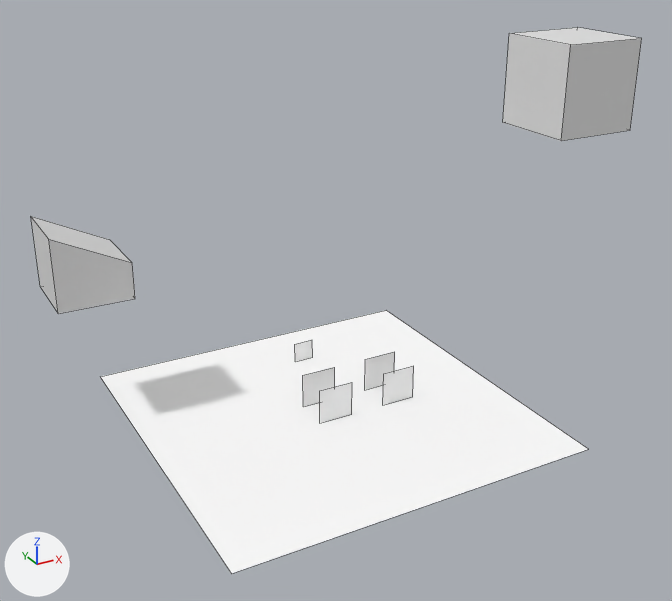
An edit to the Blender file blender/game.blend, drawn before and after from the same camera.
Camera for both pictures: a 50 mm camera at (-10.67, -19.9, 13.23) aimed at (-0.26, -0.96, 3.77). The lights are fixed; the arrows at lower left show +X, +Y and +Z. Mesh edges are drawn as thin lines on the coarser meshes.

The first picture shows 'Cube', 'G_Player', 'G_Wagon', 'Ground', 'Level', 'PHorse'.
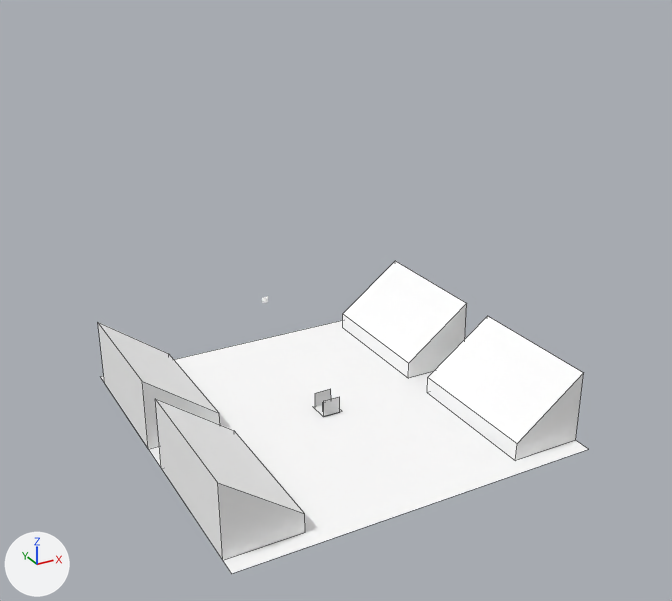
ob_barrel is not drawn itself; it is the parent of ob_g_barrel.
ob_player is not drawn itself; it is the parent of ob_phorse, ob_g_player, ob_cameracross.
ob_wagon is not drawn itself; it is the parent of ob_g_wagon, ob_horse.

Boxes (x1, y1, x2, y2) around the edits, measured in the pictures (672 x 601 px):
'Stage.001', added
    after: (427, 316, 584, 460)
'Level', no longer drawn
    before: (503, 27, 642, 141)
'Stage.002', added
    after: (155, 399, 305, 560)
'Stage.000', added
    after: (343, 261, 467, 378)
'Cube', deleted
    before: (31, 216, 135, 314)
'Stage.003', added
    after: (98, 322, 220, 449)
'G_Wagon', moved, rescaled (47% narrower, 50% shorter)
    before: (383, 366, 414, 405)
    after: (324, 397, 340, 416)
'G_Player', moved, rescaled (not visible afterwards)
    before: (320, 382, 352, 423)
'Horse', moved, rescaled (45% narrower, 51% shorter)
    before: (365, 352, 395, 390)
    after: (315, 389, 331, 407)
'PHorse', moved, rescaled (not visible afterwards)
    before: (303, 367, 335, 407)
'G_Barrel', moved, rescaled (not visible afterwards)
    before: (295, 340, 313, 362)

Diff of the bpy script that builds the scene:
```diff
--- a/blender/game.blend.py
+++ b/blender/game.blend.py
@@ me_cube_009 @@
+me_cube_009.from_pydata([(-1.0, -1.0, -1.0), (-1.0, -1.0, 1.0), (-1.0, 1.0, -1.0), (-1.0, 1.0, 1.0), (1.0, -1.0, -1.0), (1.0, -1.0, -0.5), (1.0, 1.0, -1.0), (1.0, 1.0, -0.5), (-0.01, -0.56, -0.44)], [], [(1, 3, 2, 0), (3, 7, 6, 2), (7, 5, 4, 6), (5, 1, 0, 4), (0, 2, 6, 4), (5, 7, 3, 1)])
+me_cube_009.materials.append(mat_stage_005)  # its picture is missing
@@ me_cube_008 @@
+me_cube_008.from_pydata([(-1.0, -1.0, -1.0), (-1.0, -1.0, 1.0), (-1.0, 1.0, -1.0), (-1.0, 1.0, 1.0), (1.0, -1.0, -1.0), (1.0, -1.0, -0.5), (1.0, 1.0, -1.0), (1.0, 1.0, -0.5), (-0.01, -0.56, -0.44)], [], [(1, 3, 2, 0), (3, 7, 6, 2), (7, 5, 4, 6), (5, 1, 0, 4), (0, 2, 6, 4), (5, 7, 3, 1)])
+me_cube_008.materials.append(mat_stage_004)  # its picture is missing
@@ me_cube_010 @@
+me_cube_010.from_pydata([(-1.0, -1.0, -1.0), (-1.0, -1.0, 1.0), (-1.0, 1.0, -1.0), (-1.0, 1.0, 1.0), (1.0, -1.0, -1.0), (1.0, -1.0, -0.5), (1.0, 1.0, -1.0), (1.0, 1.0, -0.5), (-0.01, -0.56, -0.44)], [], [(1, 3, 2, 0), (3, 7, 6, 2), (7, 5, 4, 6), (5, 1, 0, 4), (0, 2, 6, 4), (5, 7, 3, 1)])
+me_cube_010.materials.append(mat_stage_006)  # its picture is missing
@@ me_cube_006 @@
+me_cube_006.from_pydata([(-1.0, -1.0, -1.0), (-1.0, -1.0, 1.0), (-1.0, 1.0, -1.0), (-1.0, 1.0, 1.0), (1.0, -1.0, -1.0), (1.0, -1.0, -0.5), (1.0, 1.0, -1.0), (1.0, 1.0, -0.5), (-0.01, -0.56, -0.44)], [], [(1, 3, 2, 0), (3, 7, 6, 2), (7, 5, 4, 6), (5, 1, 0, 4), (0, 2, 6, 4), (5, 7, 3, 1)])
+me_cube_006.materials.append(mat_stage_002)  # its picture is missing
@@ me_plane_006 @@
+me_plane_006.from_pydata([(-1.0, -1.0, 0.0), (1.0, -1.0, 0.0), (-1.0, 1.0, 0.0), (1.0, 1.0, 0.0)], [], [(0, 1, 3, 2)])
+me_plane_006.materials.append(mat_fence)  # its picture is missing
@@ ob_level @@
-ob_level = bpy.data.objects.new('Level', me_cube_005)
-ob_level.location = (4.03, -3.99, 9.35)
+ob_level = bpy.data.objects.new('Level', None)
+ob_level.location = (0.0, 0.0, 0.0)
@@ ob_cube @@
-ob_cube = bpy.data.objects.new('Cube', me_cube_004)
@@ ob_barrel @@
 ob_barrel = bpy.data.objects.new('Barrel', me_cube_001)
-ob_barrel.location = (0.83, 3.07, 0.3)
-ob_barrel.scale = (0.3, 0.3, 0.3)
+ob_barrel.location = (0.0, 0.0, 0.15)
+ob_barrel.scale = (0.15, 0.15, 0.15)
 ob_barrel.hide_render = True
@@ ob_player @@
 ob_player = bpy.data.objects.new('Player', me_cube)
-ob_player.location = (0.0, 0.0, 0.5)
-ob_player.scale = (0.5, 1.0, 0.5)
+ob_player.location = (0.0, 0.0, 0.25)
+ob_player.scale = (0.25, 0.5, 0.25)
 ob_player.hide_render = True
@@ ob_wagon @@
 ob_wagon = bpy.data.objects.new('Wagon', me_cube_003)
-ob_wagon.location = (2.0, 0.0, 0.5)
-ob_wagon.scale = (0.5, 1.0, 0.5)
+ob_wagon.location = (0.0, 0.0, 0.25)
+ob_wagon.scale = (0.25, 0.5, 0.25)
 ob_wagon.hide_render = True
@@ ob_stage_001 @@
+ob_stage_001 = bpy.data.objects.new('Stage.001', me_cube_009)
+ob_stage_001.parent = ob_stages
+ob_stage_001.location = (4.0, -2.5, 1.0)
+ob_stage_001.rotation_euler = (0.0, 0.0, 3.142)  # degrees (0, 0, 180)
+ob_stage_001.scale = (1.0, 2.0, 1.0)
@@ ob_stages @@
+ob_stages = bpy.data.objects.new('Stages', None)
+ob_stages.location = (0.0, 0.0, 0.0)
@@ ob_stage_000 @@
+ob_stage_000 = bpy.data.objects.new('Stage.000', me_cube_008)
+ob_stage_000.parent = ob_stages
+ob_stage_000.location = (4.0, 2.5, 1.0)
+ob_stage_000.rotation_euler = (0.0, 0.0, 3.142)  # degrees (0, 0, 180)
+ob_stage_000.scale = (1.0, 2.0, 1.0)
@@ ob_stage_003 @@
+ob_stage_003 = bpy.data.objects.new('Stage.003', me_cube_010)
+ob_stage_003.parent = ob_stages
+ob_stage_003.location = (-4.0, 2.5, 1.0)
+ob_stage_003.scale = (1.0, 2.0, 1.0)
@@ ob_stage_002 @@
+ob_stage_002 = bpy.data.objects.new('Stage.002', me_cube_006)
+ob_stage_002.parent = ob_stages
+ob_stage_002.location = (-4.0, -2.5, 1.0)
+ob_stage_002.scale = (1.0, 2.0, 1.0)
@@ ob_fence @@
+ob_fence = bpy.data.objects.new('Fence', me_plane_006)
+ob_fence.location = (0.0, 0.0, 0.15)
+ob_fence.rotation_euler = (1.571, 0.0, 0.0)  # degrees (90, 0, 0)
+ob_fence.scale = (0.15, 0.15, 0.15)
```
